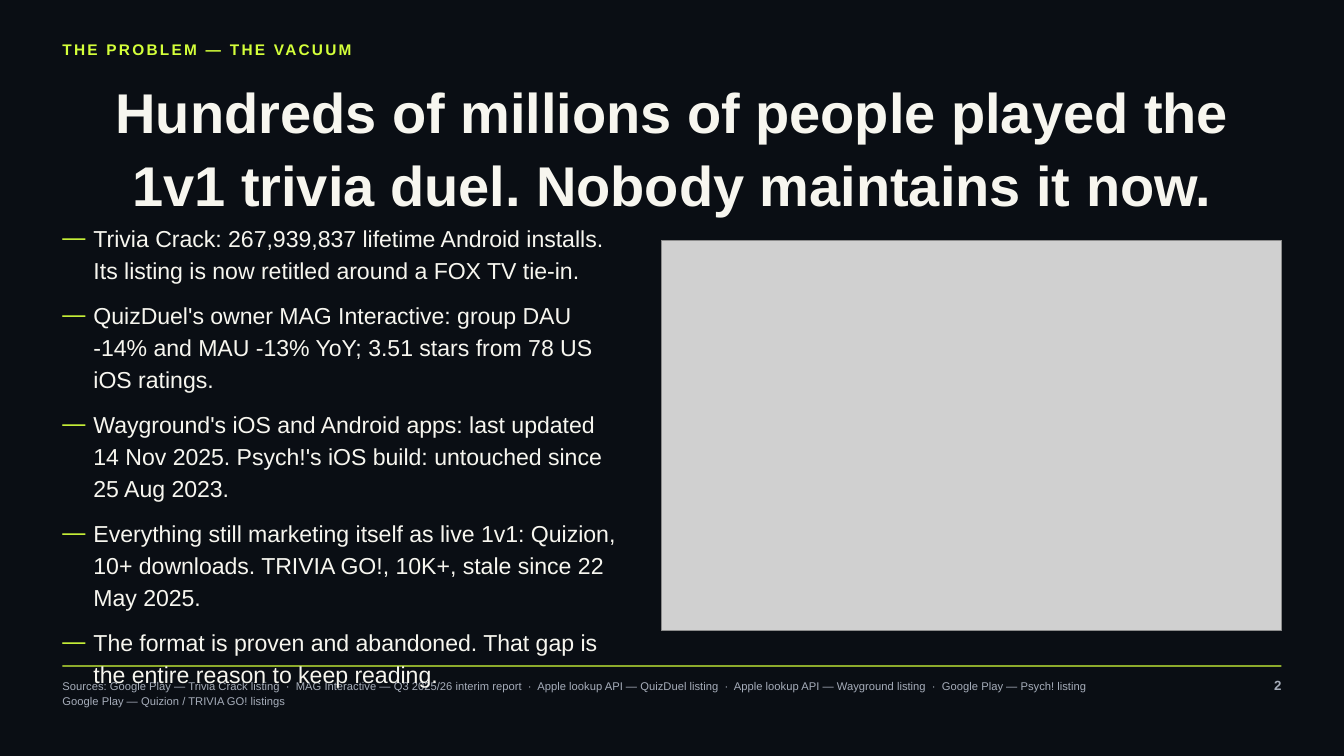
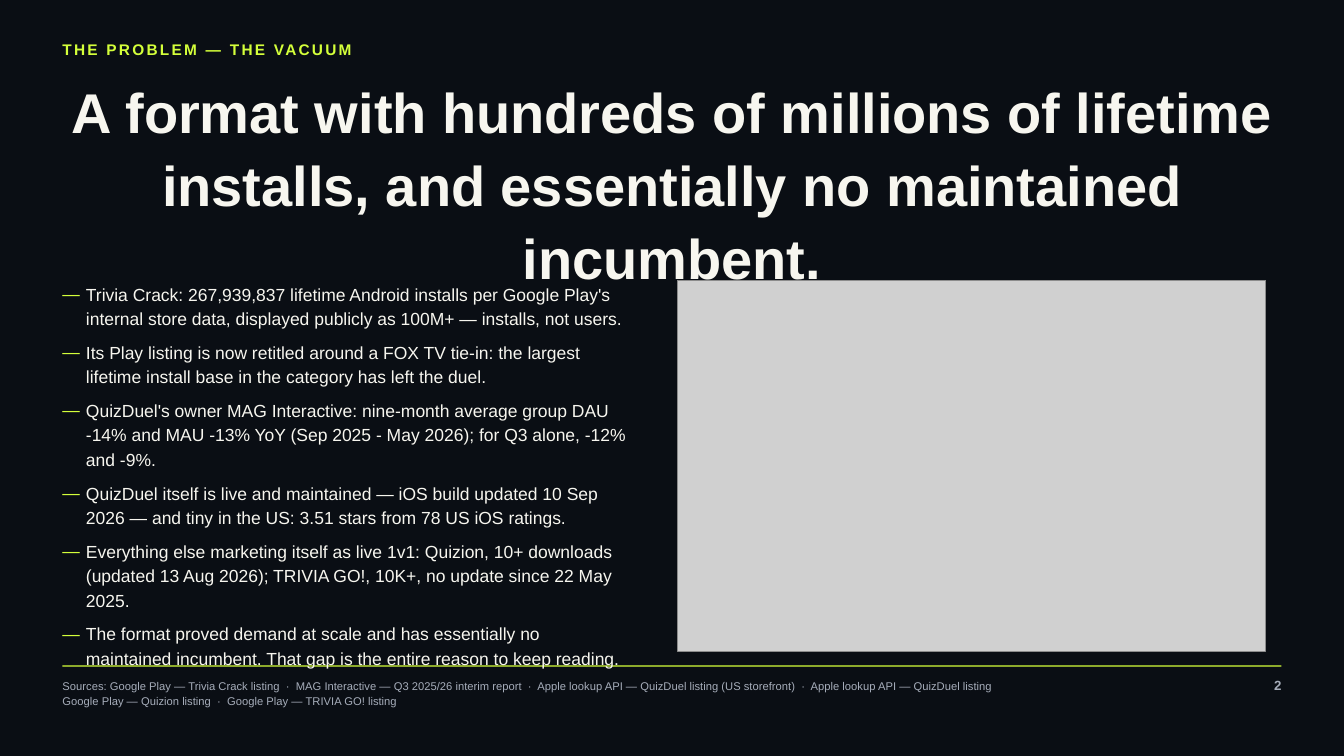
Before and after one commit to occult-kranti/fact-duel, a slide deck: slide 2 of public/product/investor/factduel-seed-deck.pptx. Drawn at 1344x756 pixels with LibreOffice and Linux fonts; fonts in the diff are those of the drawing; grey boxes stand for pictures. Boxes give left, top, right and bottom in pixels: in the first picture for what was removed or moved away, otherwise in the second. Text is boxed around its words. In the diff, an @@ line names an element or a change of style, - is before the commit and + after.

```diff
--- a/public/product/investor/factduel-seed-deck.pptx
+++ b/public/product/investor/factduel-seed-deck.pptx
@@ title at (72, 92, 1272, 288): text changed @@
-Hundreds of millions of people played the 1v1 trivia duel. Nobody maintains it now.
+A format with hundreds of millions of lifetime installs, and essentially no maintained incumbent.
@@ text at (86, 288, 626, 644): text changed; size 16.5 to 12.5 pt @@
-— Trivia Crack: 267,939,837 lifetime Android installs. Its listing is now retitled around a FOX TV tie-in.
-— QuizDuel's owner MAG Interactive: group DAU -14% and MAU -13% YoY; 3.51 stars from 78 US iOS ratings.
-— Wayground's iOS and Android apps: last updated 14 Nov 2025. Psych!'s iOS build: untouched since 25 Aug 2023.
-— Everything still marketing itself as live 1v1: Quizion, 10+ downloads. TRIVIA GO!, 10K+, stale since 22 May 2025.
-— The format is proven and abandoned. That gap is the entire reason to keep reading.
+— Trivia Crack: 267,939,837 lifetime Android installs per Google Play's internal store data, displayed publicly as 100M+ — installs, not users.
+— Its Play listing is now retitled around a FOX TV tie-in: the largest lifetime install base in the category has left the duel.
+— QuizDuel's owner MAG Interactive: nine-month average group DAU -14% and MAU -13% YoY (Sep 2025 - May 2026); for Q3 alone, -12% and -9%.
+— QuizDuel itself is live and maintained — iOS build updated 10 Sep 2026 — and tiny in the US: 3.51 stars from 78 US iOS ratings.
+— Everything else marketing itself as live 1v1: Quizion, 10+ downloads (updated 13 Aug 2026); TRIVIA GO!, 10K+, no update since 22 May 2025.
+— The format proved demand at scale and has essentially no maintained incumbent. That gap is the entire reason to keep reading.
@@ picture: place and size @@
-picture at (661, 240, 1281, 631)
+picture at (678, 280, 1266, 651)
@@ text at (62, 682, 992, 708): text changed @@
-Sources: Google Play — Trivia Crack listing · MAG Interactive — Q3 2025/26 interim report · Apple lookup API — QuizDuel listing · Apple lookup API — Wayground listing · Google Play — Psych! listing
-Google Play — Quizion / TRIVIA GO! listings
+Sources: Google Play — Trivia Crack listing · MAG Interactive — Q3 2025/26 interim report · Apple lookup API — QuizDuel listing (US storefront) · Apple lookup API — QuizDuel listing
+Google Play — Quizion listing · Google Play — TRIVIA GO! listing
```
Also in this commit, not shown: 22 other slides changed, 1 slide added, 11 other files.
